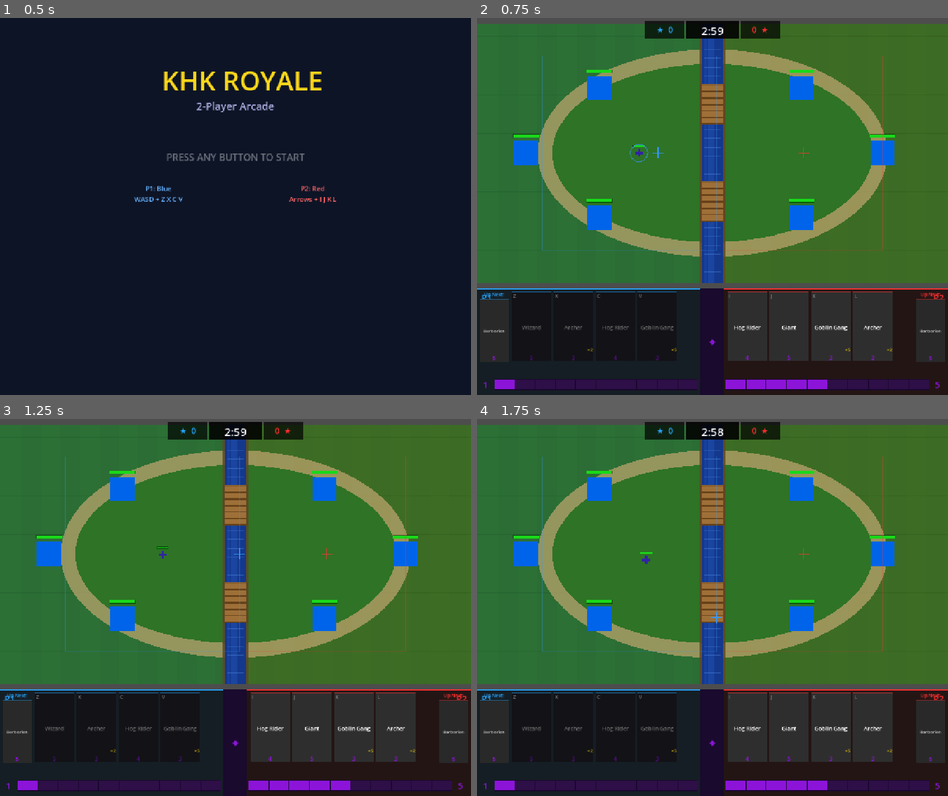
Above: before the commit, frames 1-4 (two rows, left to right).
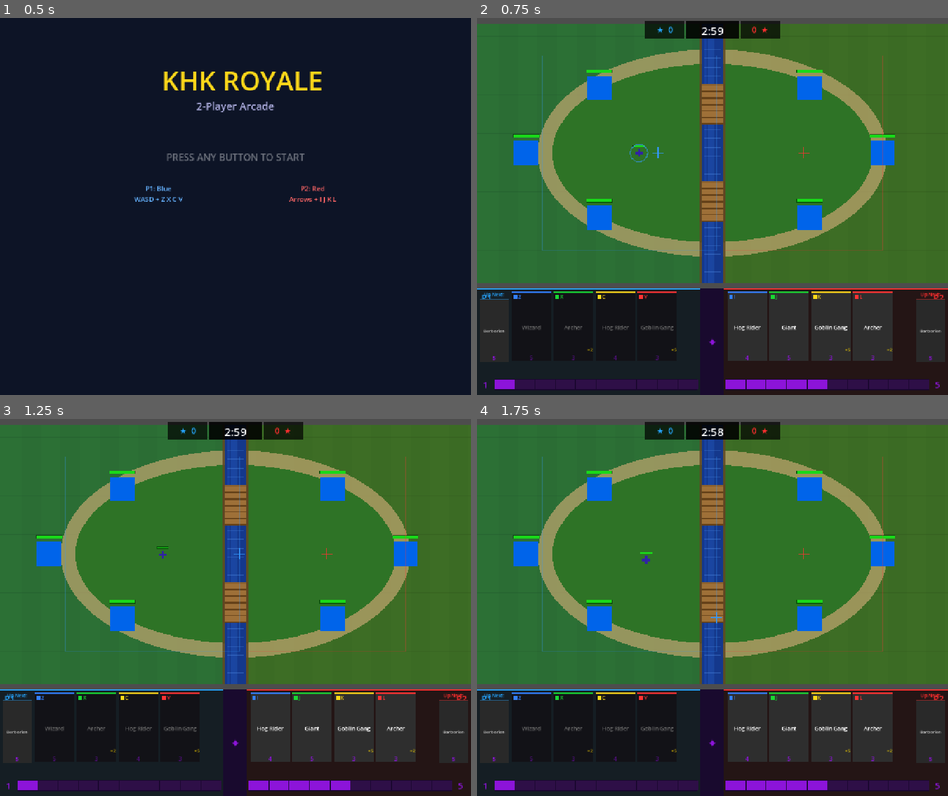
Above: after the commit, the same moments.

Repository: michaelcortese/khk-expo-2026
Game: Godot game, scene res://main_menu.tscn
Same seed, same stepped clock (60 frames per second), same inputs: the game is played once before the commit and once after it.
Inputs:
- Up to frame 1 (0.5 s): no input
- Up to frame 2 (0.75 s): tap Enter at 0.5 s; hold D from 0.53 s (still down); tap Z at 0.6 s
- Up to frame 3 (1.25 s): keep holding D
- Up to frame 4 (1.75 s): tap Space at 1.25 s; release D at 1.28 s; hold S from 1.28 s (still down); tap X at 1.35 s

Frame 1 is identical in both runs. In frame 2, 0.9% of the frame differs, in the area x 7-89%, y 13-75%; in frame 3, 0.9%; in frame 4, 0.9%.

Commit message:
added color corrdination for buttons and fixed king tower not destroying all the towers.

Diff:
--- a/game.tscn
+++ b/game.tscn
@@ -22,7 +22,7 @@
 position = Vector2(900, 240)
 
 [node name="Princess_Tower1_P2" parent="." unique_id=321096686 instance=ExtResource("2_e2o6t")]
-position = Vector2(700, 80)
+position = Vector2(720, 80)
 
 [node name="Princess_Tower2_P2" parent="." unique_id=1541098631 instance=ExtResource("2_e2o6t")]
-position = Vector2(700, 400)
+position = Vector2(720, 400)
--- a/scripts/game_manager.gd
+++ b/scripts/game_manager.gd
@@ -1,8 +1,8 @@
 class_name GameManager
 extends Node2D
 
-const P1_KING_POS := Vector2(900, 240)
-const P2_KING_POS := Vector2(60,  240)
+const P1_KING_POS := Vector2(900, 240)   # P1 troops march toward P2's king
+const P2_KING_POS := Vector2(20,  240)   # P2 troops march toward P1's king
 
 enum Phase { REGULAR, OVERTIME, SUDDEN_DEATH }
 
@@ -271,7 +271,8 @@
 	# Screen shake — bigger for king tower
 	_shake_camera(8.0 if is_king else 4.0, 0.35)
 
-	# Crown pop effect
+	# Particle burst + crown pop
+	_spawn_tower_burst(tower.position, is_king)
 	_spawn_crown_pop(tower.position)
 
 	# Always count the crown (including king tower kill)
@@ -281,6 +282,15 @@
 		_p2_crowns += 1
 
 	if is_king:
+		# Award crowns for any princess towers still standing on the losing side
+		for node in get_tree().get_nodes_in_group("towers"):
+			if node.get("owner_player") == loser and node.get("is_alive"):
+				if attacker == 0:
+					_p1_crowns += 1
+				else:
+					_p2_crowns += 1
+				node.call("destroy_silently")
+				_spawn_tower_burst(node.position, false)
 		_declare_winner(attacker)
 		return
 
@@ -308,8 +318,8 @@
 	var y_max: float   = 240.0 if top_lane else 480.0
 
 	if owner == 1:
-		# P2's princess died → P1 gets the quarter near P2's princess (x 490 → 700)
-		attacker_ctrl.add_zone(Rect2(490, y_min, 210, y_max - y_min))
+		# P2's princess died → P1 gets the quarter near P2's princess (x 490 → 730)
+		attacker_ctrl.add_zone(Rect2(490, y_min, 240, y_max - y_min))
 	else:
 		# P1's princess died → P2 gets the quarter near P1's princess (x 260 → 510)
 		attacker_ctrl.add_zone(Rect2(260, y_min, 250, y_max - y_min))
@@ -330,6 +340,12 @@
 func _enter_sudden_death() -> void:
 	_phase = Phase.SUDDEN_DEATH
 	_show_phase_banner("SUDDEN DEATH")
+
+func _spawn_tower_burst(world_pos: Vector2, is_king: bool) -> void:
+	var burst := Node2D.new()
+	burst.set_script(load("res://scripts/tower_burst.gd"))
+	add_child(burst)
+	burst.call("start", world_pos, is_king)
 
 func _spawn_crown_pop(world_pos: Vector2) -> void:
 	var pop := Node2D.new()
--- a/scripts/hud.gd
+++ b/scripts/hud.gd
@@ -239,6 +239,13 @@
 	# ── 4 hand cards ─────────────────────────────────────────────────────────
 	var keys_p1 := ["Z", "X", "C", "V"]
 	var keys_p2 := ["I", "J", "K", "L"]
+	# Controller button colors: blue, green, yellow, red (slots 0-3)
+	var btn_cols := [
+		Color(0.20, 0.50, 1.00),   # blue
+		Color(0.10, 0.85, 0.20),   # green
+		Color(1.00, 0.85, 0.10),   # yellow
+		Color(1.00, 0.20, 0.20),   # red
+	]
 	var card_names: Array = []
 	var card_costs: Array = []
 	var card_bgs:   Array = []
@@ -255,18 +262,26 @@
 		add_child(cbg)
 		card_bgs.append(cbg)
 
+		# Button color strip across the top of the card
 		var ctop := ColorRect.new()
-		ctop.color    = Color(tc.r, tc.g, tc.b, 0.4)
+		ctop.color    = Color(btn_cols[i].r, btn_cols[i].g, btn_cols[i].b, 0.85)
 		ctop.position = Vector2(cx, cy)
-		ctop.size     = Vector2(CARD_W, 3.0)
+		ctop.size     = Vector2(CARD_W, 6.0)
 		add_child(ctop)
+
+		# Colored button dot + key label
+		var dot := ColorRect.new()
+		dot.color    = btn_cols[i]
+		dot.position = Vector2(cx + 5.0, cy + 10.0)
+		dot.size     = Vector2(10.0, 10.0)
+		add_child(dot)
 
 		var kl := Label.new()
 		kl.text = keys_p1[i] if is_p1 else keys_p2[i]
-		kl.position = Vector2(cx + 4.0, cy + 4.0)
-		kl.size     = Vector2(CARD_W - 8.0, 18.0)
+		kl.position = Vector2(cx + 18.0, cy + 6.0)
+		kl.size     = Vector2(CARD_W - 22.0, 18.0)
 		kl.add_theme_font_size_override("font_size", 13)
-		kl.add_theme_color_override("font_color", Color(0.50, 0.50, 0.50))
+		kl.add_theme_color_override("font_color", btn_cols[i])
 		add_child(kl)
 
 		var name_lbl := Label.new()
--- a/scripts/tower.gd
+++ b/scripts/tower.gd
@@ -146,3 +146,12 @@
 	modulate = Color(0.3, 0.3, 0.3, 0.7)
 	remove_from_group("towers")
 	destroyed.emit()
+
+# Like _die() but does NOT emit destroyed — used when king death sweeps remaining towers.
+func destroy_silently() -> void:
+	if not is_alive:
+		return
+	is_alive = false
+	_target  = null
+	modulate = Color(0.3, 0.3, 0.3, 0.7)
+	remove_from_group("towers")
--- /dev/null
+++ b/scripts/tower_burst.gd
@@ -0,0 +1,51 @@
+# Particle burst that plays when a tower is destroyed.
+# Call start(world_pos, is_king) immediately after add_child().
+extends Node2D
+
+var _particles: Array = []
+var _lifetime:  float = 0.0
+const DURATION: float = 0.75
+
+func start(world_pos: Vector2, is_king: bool) -> void:
+	position = world_pos
+	var count  := 36 if is_king else 22
+	var sp_min := 60.0  if is_king else 40.0
+	var sp_max := 260.0 if is_king else 180.0
+	var sz_min := 4.0   if is_king else 3.0
+	var sz_max := 12.0  if is_king else 8.0
+
+	for i in range(count):
+		var angle := randf() * TAU
+		var speed := randf_range(sp_min, sp_max)
+		# Mix of gold, orange, and white sparks
+		var pick   := randf()
+		var col: Color
+		if pick < 0.4:
+			col = Color(1.0, 0.85, 0.1)   # gold
+		elif pick < 0.7:
+			col = Color(1.0, 0.45, 0.05)  # orange
+		else:
+			col = Color(1.0, 1.0, 0.9)    # white flash
+		_particles.append({
+			"pos":  Vector2.ZERO,
+			"vel":  Vector2(cos(angle), sin(angle)) * speed,
+			"size": randf_range(sz_min, sz_max),
+			"col":  col,
+		})
+
+func _process(delta: float) -> void:
+	_lifetime += delta
+	for p in _particles:
+		p["pos"] += p["vel"] * delta
+		p["vel"] *= 0.85   # friction
+	queue_redraw()
+	if _lifetime >= DURATION:
+		queue_free()
+
+func _draw() -> void:
+	var alpha: float = 1.0 - (_lifetime / DURATION)
+	alpha = alpha * alpha   # ease out
+	for p in _particles:
+		var c := Color(p["col"].r, p["col"].g, p["col"].b, alpha)
+		var s: float = p["size"]
+		draw_rect(Rect2(p["pos"] - Vector2(s * 0.5, s * 0.5), Vector2(s, s)), c)
Not shown, added: scripts/tower_burst.gd.uid
